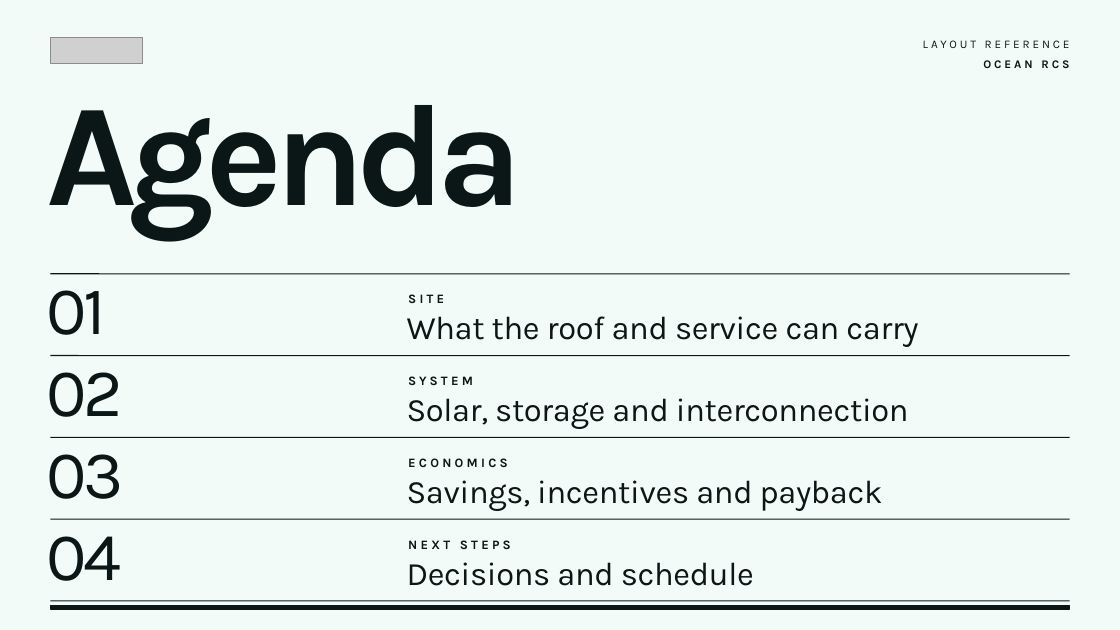
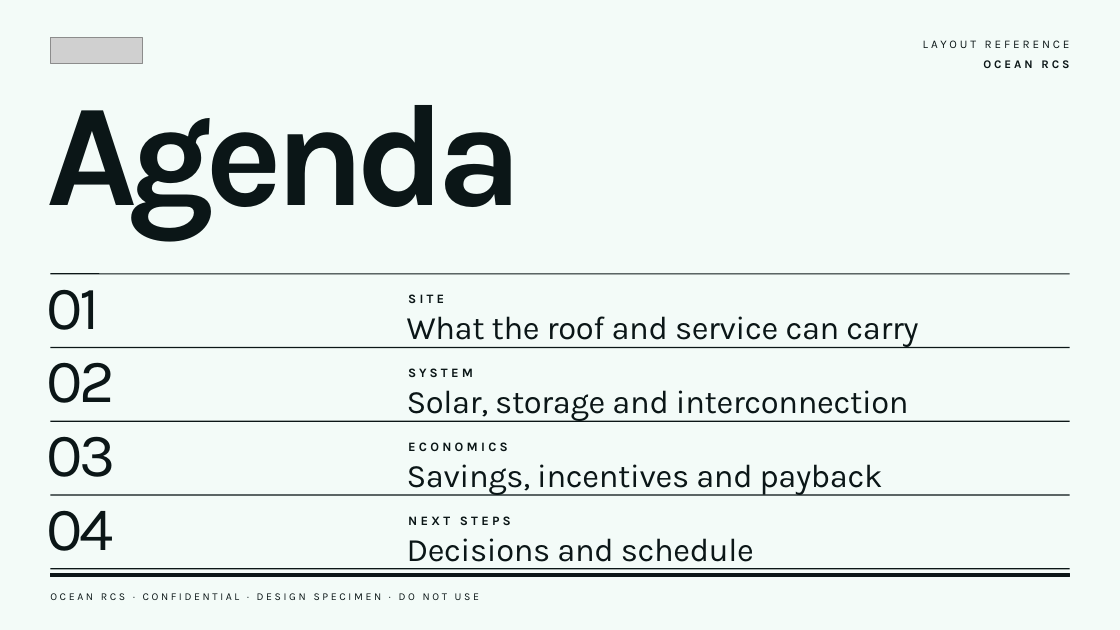
Before and after one commit to sfield079/ocean-brand-system, a slide deck: slide 2 of output/pptx/ocean-layout-reference.pptx. Drawn at 1120x630 pixels with LibreOffice and Linux fonts; fonts in the diff are those of the drawing; grey boxes stand for pictures. Boxes give left, top, right and bottom in pixels: in the first picture for what was removed or moved away, otherwise in the second. Text is boxed around its words. In the diff, an @@ line names an element or a change of style, - is before the commit and + after.

```diff
--- a/output/pptx/ocean-layout-reference.pptx
+++ b/output/pptx/ocean-layout-reference.pptx
@@ text "02": place and size @@
-text "02" at (47,355,123,417)
+text "02" at (47,362,115,403)
@@ line moved from (50, 355) - (1070, 355) to (50, 348) - (1070, 348) @@
@@ text "Solar, storage and interconnection": place and size @@
-text "Solar, storage and interconnection" at (407,398,909,429)
+text "Solar, storage and interconnection" at (407,390,909,422)
@@ text "SYSTEM": place and size @@
-text "SYSTEM" at (408,376,473,385)
+text "SYSTEM" at (408,368,473,377)
@@ text "03": place and size @@
-text "03" at (47,437,124,499)
+text "03" at (47,421,116,477)
@@ 2 texts, 1 line: place and size @@
-2 texts, 1 line at (50,438,1070,511)
+2 texts, 1 line at (50,422,1070,496)
@@ size 58.4 to 52.7 pt, letter spacing -3.5 to -3.2 pt; line spacing 60.3pt to 54.4pt in 4 elements at (47,274,100,330), (47,362,115,403), (47,421,116,477), (47,495,114,551) @@
@@ text "04": place and size @@
-text "04" at (47,518,121,581)
+text "04" at (47,495,114,551)
@@ 2 texts, 1 line: place and size @@
-2 texts, 1 line at (50,519,1070,586)
+2 texts, 1 line at (50,495,1070,569)
@@ line moved from (50, 601) - (1070, 601) to (50, 569) - (1070, 569) @@
@@ rectangle: place and size @@
-rectangle at (50,606,1070,609)
+rectangle at (50,574,1070,577)
@@ text added at (50,593,479,600), 9 pt, text #0B1617 @@
+OCEAN RCS · CONFIDENTIAL · DESIGN SPECIMEN · DO NOT USE
```
Also in this commit, not shown: 4 other slides changed, 41 other files.
